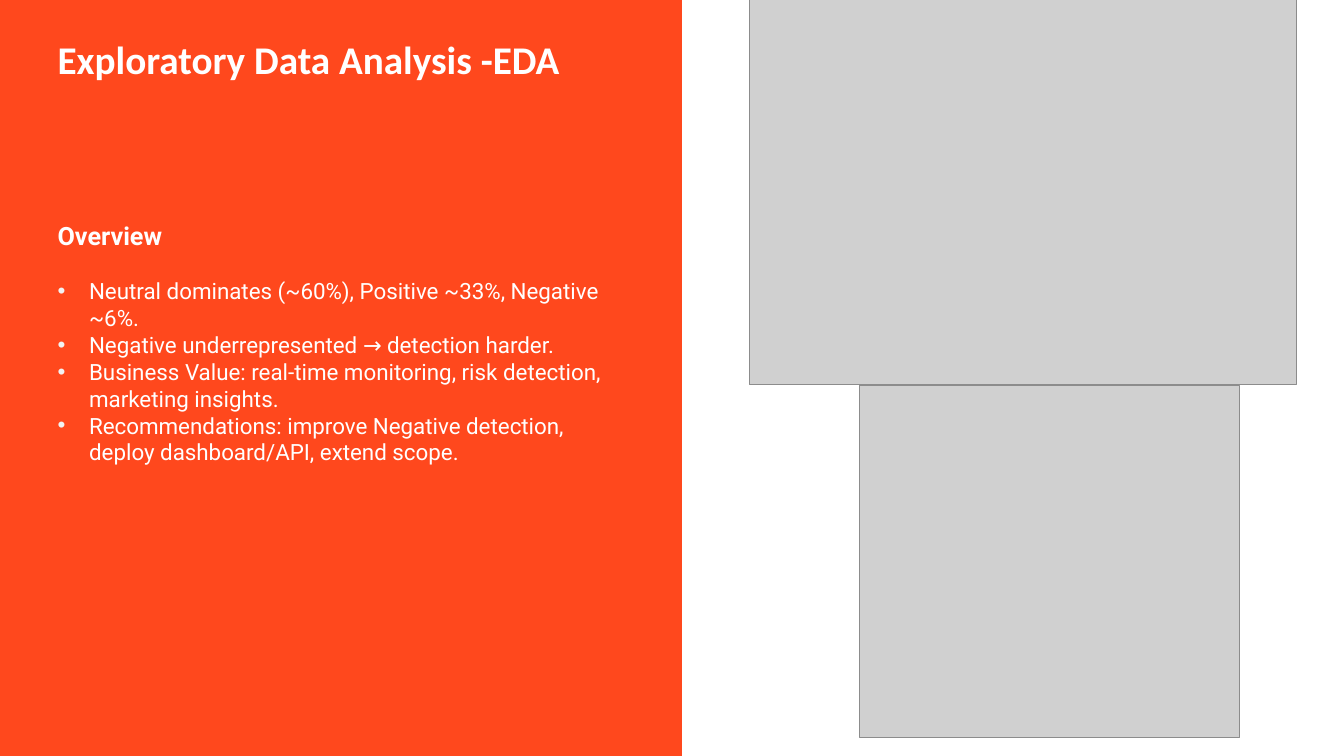
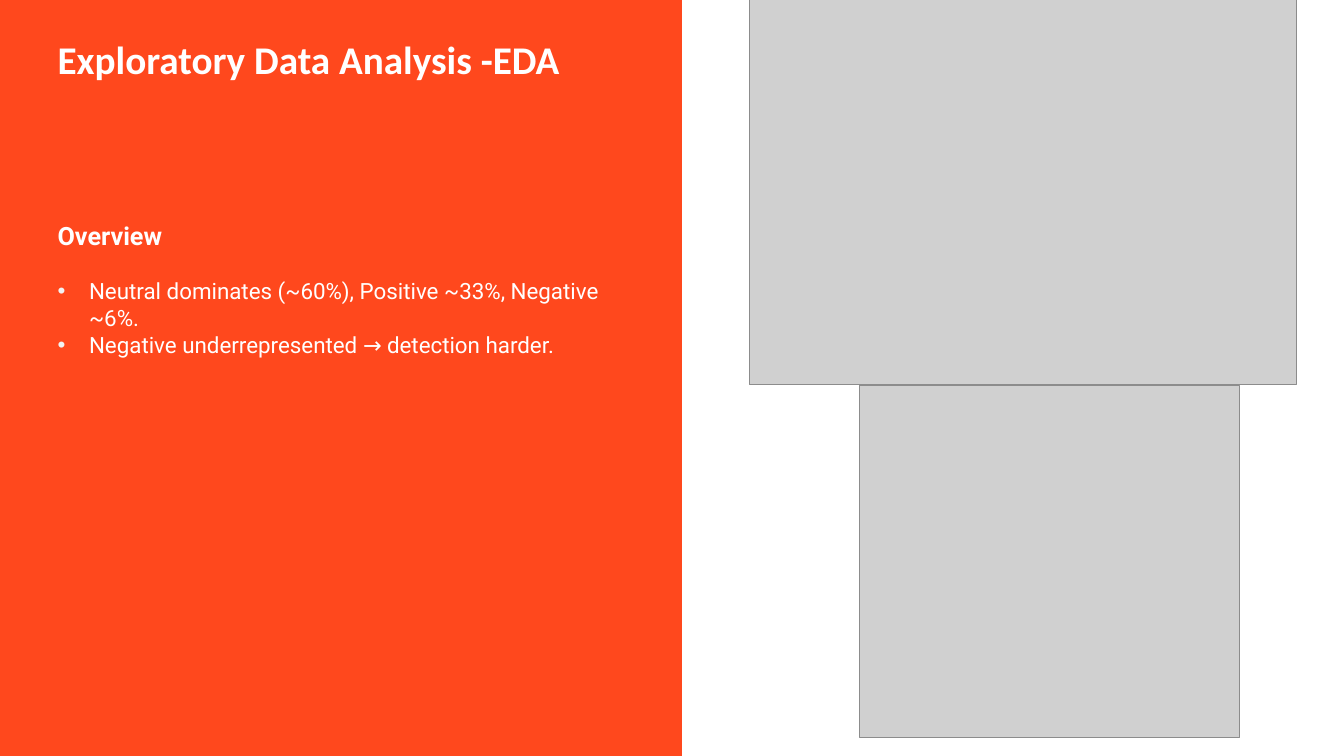
Before and after one commit to KaiFa254/Group_3_NLP_Project_Phase4, a slide deck: slide 6 of presentations/Sentiment_Analysis_of_Tweets_Directed_at_Appl_Google_Products.pptx. Drawn at 1344x756 pixels with LibreOffice and Linux fonts; fonts in the diff are those of the drawing; grey boxes stand for pictures. Boxes give left, top, right and bottom in pixels: in the first picture for what was removed or moved away, otherwise in the second. Text is boxed around its words. In the diff, an @@ line names an element or a change of style, - is before the commit and + after.

```diff
--- a/presentations/Sentiment_Analysis_of_Tweets_Directed_at_Appl_Google_Products.pptx
+++ b/presentations/Sentiment_Analysis_of_Tweets_Directed_at_Appl_Google_Products.pptx
@@ text at (x1=89, y1=363, x2=600, y2=465): paragraphs removed @@
-• Business Value: real-time monitoring, risk detection, marketing insights.
-• Recommendations: improve Negative detection, deploy dashboard/API, extend scope.
```
Also in this commit, not shown: 6 other slides changed, 3 slides added, 2 slides removed.
